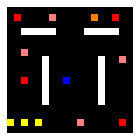
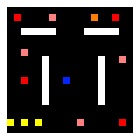
The second 140x140 image is a revision of the first. Changes to its layers:
painted on "Asset" over [63, 77, 70, 84]
